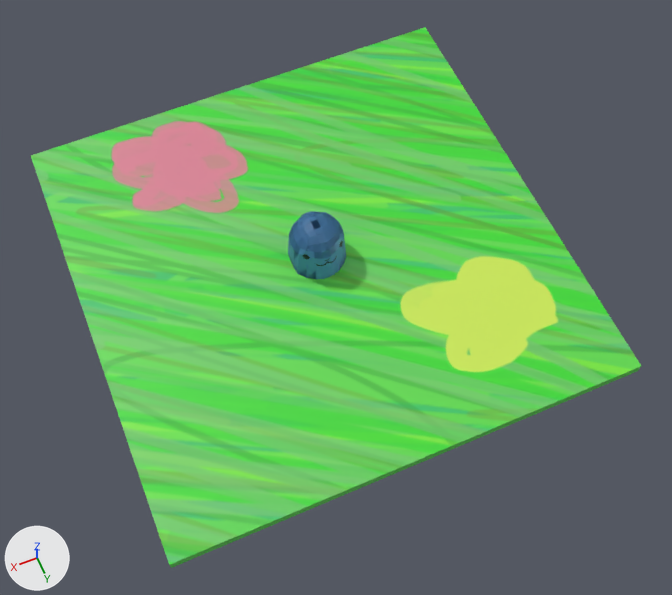
The Blender file 350 AR Project/Assets/other/mole_without_hole.blend: old version first, new version second.
Camera for both pictures: a 50 mm camera at (17.2, 44.8, 79.4) aimed at (0.1, 5.1, -0.9). Arrows for +X, +Y and +Z are at lower left; the lights stay in place.

Names of what the first picture shows: 'ground', 'mole'.
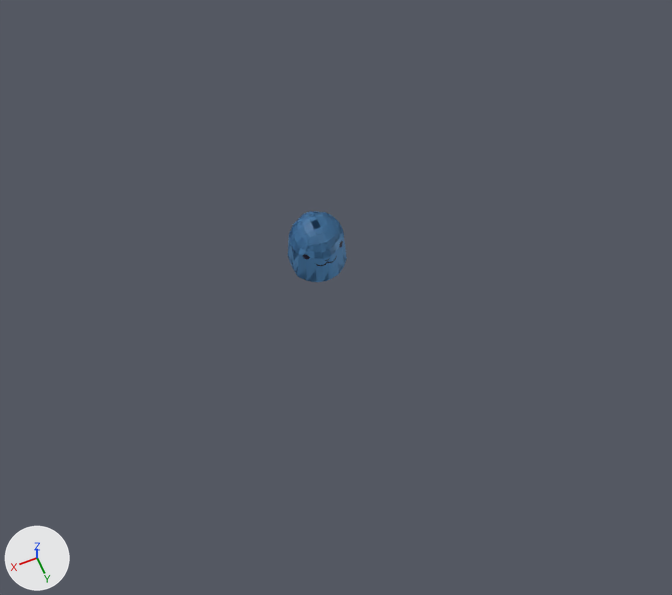
What the commit changed:
Object 'ground' (ob_ground) is deleted.
Object 'mole' (ob_mole) has a BOOLEAN modifier named 'Boolean'.
Modifier setting removed (it was object = ob_ground).

Where the change shows, as pixel boxes [x1, y1, x2, y2] in the pictures (672 x 595 px):
'ground', deleted (green)
    before: [31, 27, 641, 568]
